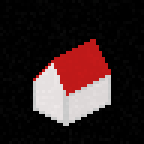
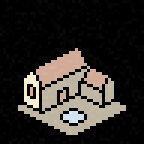
Two versions of the same layered image (144x144). Layer-by-layer changes:
removed layer "Roof" over bbox(33, 39, 111, 96)
added group "Layer Group" with 5 layers above "Directions" over bbox(21, 45, 117, 126)
added layer "Lines" in group "Layer Group" over bbox(21, 45, 117, 126)
added layer "Yard #1" in group "Layer Group" over bbox(63, 111, 84, 123)
added layer "Roof #1" in group "Layer Group" over bbox(30, 48, 108, 102)
added layer "Walls copy" in group "Layer Group" over bbox(42, 66, 114, 111)
moved "Walls" into group "Layer Group", painted on it over bbox(24, 60, 114, 120)
added group "Directions" with 4 layers above "Yard" over bbox(18, 99, 126, 135)
added layer "None" in group "Directions" over bbox(18, 99, 126, 135)
renamed "Edges" to "Yard", painted on it over bbox(18, 72, 126, 135)
removed layer "Walls dark" over bbox(69, 78, 108, 120)
